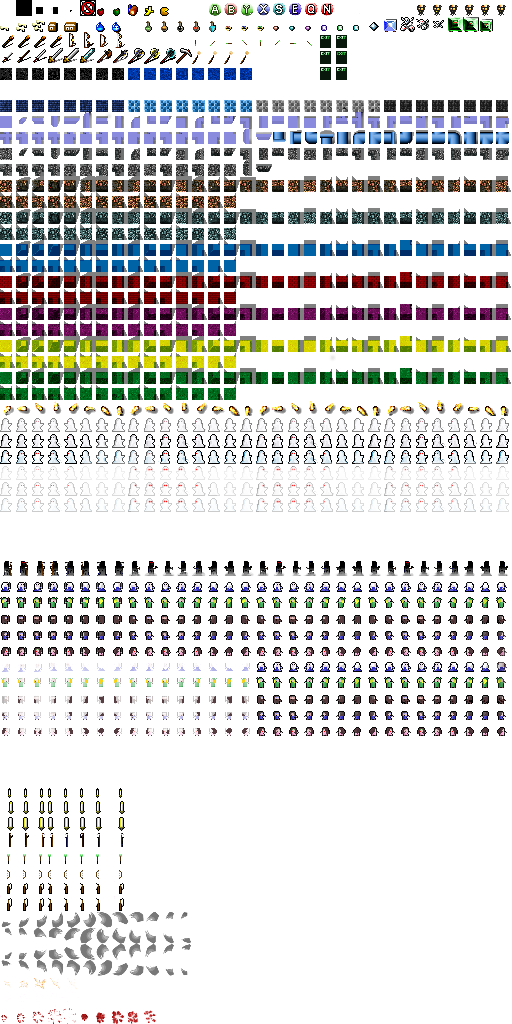
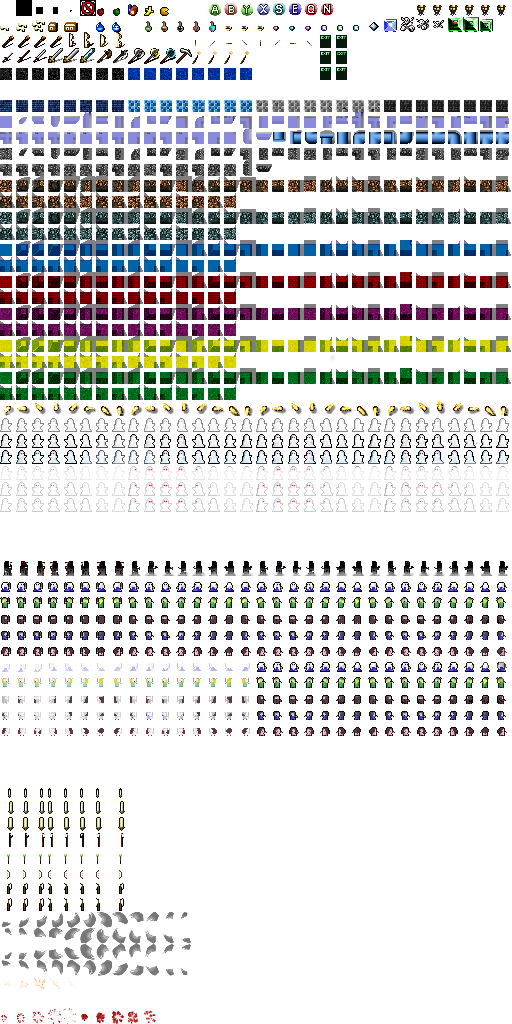
Layered file, before and after one edit (512px x 1024px). Changes by layer:
painted on "Layer" over [0, 99, 445, 463]
